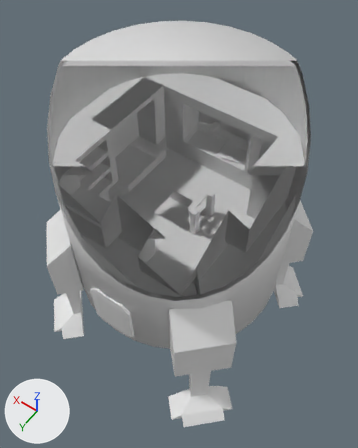
Two versions of the Blender file Assets/homestead/models/habitat.blend, one commit apart.
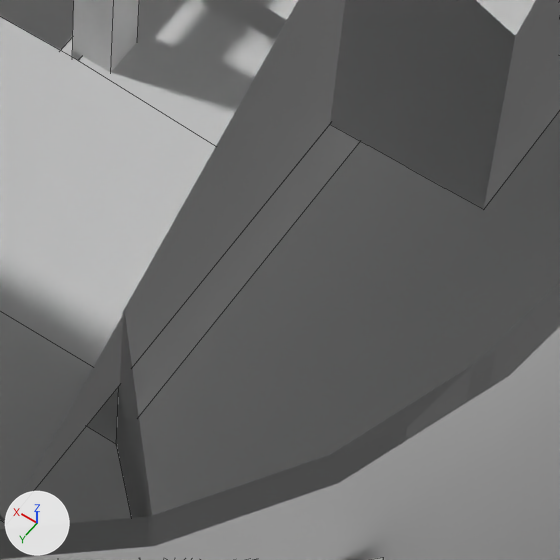
The first picture shows the older version from a 50 mm lens placed at (-6.65, 9.31, 18.28), pointed at (-0.03, 0.05, 3.72). The close-ups show both versions on the part from 50% to 71% of the width and 50% to 67% of the height of that picture; other places that the commit changed are outside them. The lights are fixed; the arrows at lower left show +X, +Y and +Z. The close-ups show mesh edges as thin lines. Everything nearer to the camera than a plane just in front of the edit is cut away.

Before the edit, the objects in view are built like this:
```python
me_cube = bpy.data.meshes.new('Cube')
me_cube.from_pydata(...)  # 870 vertices, 585 faces; spans x -6.46..1.12, y -3.7..3.76, z -1.03..1.02
me_cube_004 = bpy.data.meshes.new('Cube.004')
me_cube_004.from_pydata(...)  # 216 vertices, 172 faces; spans x -0.95..0.26, y -0.72..-0.29, z -3.86..3.02
me_cylinder_004 = bpy.data.meshes.new('Cylinder.004')
me_cylinder_004.from_pydata(...)  # 36 vertices, 2 faces; spans x -1.0..1.0, y -1.0..1.0, z 0.0
ob_cube = bpy.data.objects.new('Cube', me_cube_004)
ob_cube.location = (-0.395, -0.328, 2.558)
ob_cube.rotation_euler = (0.0, 0.0, -1.571)  # degrees (0, 0, -90)
ob_lowerdecor = bpy.data.objects.new('lowerDecor', me_cube)
ob_lowerdecor.location = (2.731, -0.026, 3.06)
ob_lowerdecor.scale = (1.0, 1.0, 1.47)
ob_upperfloor = bpy.data.objects.new('upperFloor', me_cylinder_004)
ob_upperfloor.location = (0.0, 0.03, 4.544)
ob_upperfloor.scale = (3.9, 3.9, 3.9)
# also in view: 'upperDecor.003' at (-0.01, 3.0, 6.02); 'innerCylinder' at (0.0, 0.0, 5.39); 'upperFloorUnder' at (0.0, 0.03, 4.54); 'outerCylinder' at (0.0, 0.0, 5.44); 'upperDecor.005' at (-3.01, 0.01, 6.02)
```
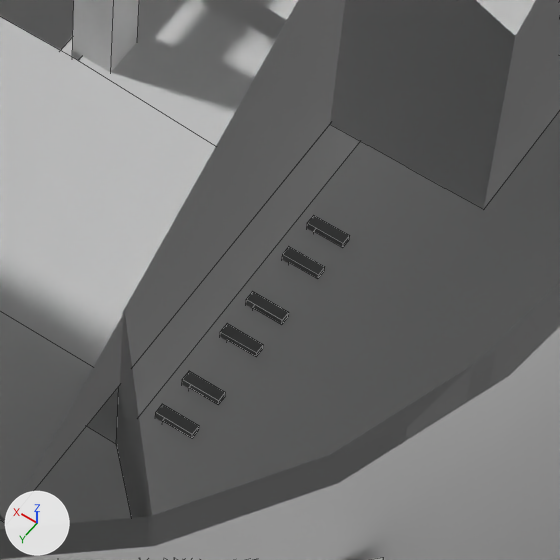
Pixel boxes (x1, y1, x2, y2) of what changed, in the close-ups (560 x 560 px):
'lowerDecor', reshaped (not visible before)
    after: (155, 215, 350, 438)
part 1 of me_cube, added (black)
    after: (307, 215, 350, 247)
part 2 of me_cube, added (black)
    after: (282, 247, 325, 279)
part 3 of me_cube, added (black)
    after: (246, 292, 289, 324)
part 4 of me_cube, added (black)
    after: (220, 324, 263, 357)
part 5 of me_cube, added (black)
    after: (182, 371, 225, 405)
part 6 of me_cube, added (black)
    after: (155, 404, 199, 438)

What changed in the scene script:
```text
Add img_metal_diffuse_png:
    img_metal_diffuse_png = load_image('metal_diffuse.png', 'textures/metal_diffuse.png', 1024, 1024, 'sRGB')
Add mat_metal_diffuse_png:
    mat_metal_diffuse_png = principled_material('metal_diffuse.png')
    mat_metal_diffuse_png.texture = img_metal_diffuse_png
Change me_cube:
    where me_cube.from_pydata(...)  # 870 vertices, 585 faces; spans x -6.46..1.12, y -3.7..3.76, z -1.03..1.02
    used by ob_lowerdecor; location = (2.731, -0.026, 3.06); scale = (1.0, 1.0, 1.47)
    me_cube part 1: the loose piece of 35 vertices spanning x -5.26..-5.07, y 0.79..0.9, z 0.15..0.31 is copied, and the copy is moved by (0.0, 0.0, 0.74), in mat_metal_diffuse_png (picture img_metal_diffuse_png); it spans x -5.26..-5.07, y 0.79..0.9, z 0.89..1.05
    me_cube part 2: the loose piece of 35 vertices spanning x -5.26..-5.07, y 0.79..0.9, z 0.15..0.31 is copied, and the copy is moved by (0.0, 0.21, 0.74), in mat_metal_diffuse_png (picture img_metal_diffuse_png); it spans x -5.26..-5.07, y 1.0..1.1, z 0.89..1.05
    me_cube part 3: the loose piece of 35 vertices spanning x -5.26..-5.07, y 0.79..0.9, z 0.15..0.31 is copied, and the copy is moved by (0.0, 0.51, 0.74), in mat_metal_diffuse_png (picture img_metal_diffuse_png); it spans x -5.26..-5.07, y 1.3..1.4, z 0.89..1.05
    me_cube part 4: the loose piece of 35 vertices spanning x -5.26..-5.07, y 0.79..0.9, z 0.15..0.31 is copied, and the copy is moved by (0.0, 0.72, 0.74), in mat_metal_diffuse_png (picture img_metal_diffuse_png); it spans x -5.26..-5.07, y 1.51..1.61, z 0.89..1.05
    me_cube part 5: the loose piece of 35 vertices spanning x -5.26..-5.07, y 0.79..0.9, z 0.15..0.31 is copied, and the copy is moved by (0.0, 1.02, 0.74), in mat_metal_diffuse_png (picture img_metal_diffuse_png); it spans x -5.26..-5.07, y 1.81..1.92, z 0.89..1.05
    me_cube part 6: the loose piece of 35 vertices spanning x -5.26..-5.07, y 0.79..0.9, z 0.15..0.31 is copied, and the copy is moved by (0.0, 1.23, 0.74), in mat_metal_diffuse_png (picture img_metal_diffuse_png); it spans x -5.26..-5.07, y 2.02..2.12, z 0.89..1.05
    add me_cube.materials.append(mat_metal_diffuse_png)  # picture img_metal_diffuse_png
```
